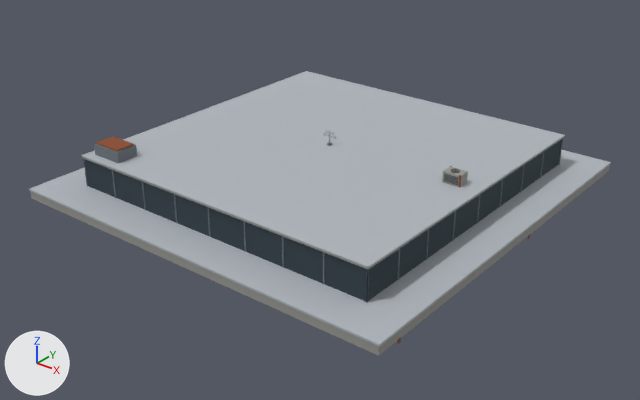
Before and after pictures for a commit that changed the glTF model assets/models/buildings/tw_glass_32_crown.glb.
Before and after are seen from a 50 mm camera at (38.7, -49.5, 29.1) aimed at (0.7, -2.1, -0.4). Arrows for +X, +Y and +Z are at lower left; the lights stay in place. The picture after the commit comes second. Vertices at exactly the same position are counted once.

In view in the first picture: 'tw_glass_32_crown'.
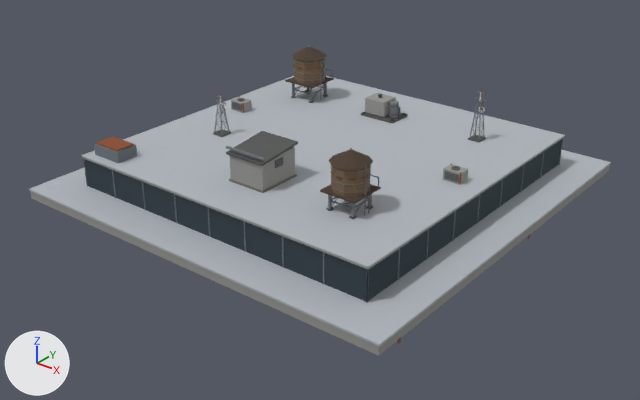
Where the change shows, as pixel boxes [x1, y1, x2, y2] in the pictures (640 x 400 px; the box of a moved part takes in the faces that stretch with it):
'tw_glass_32_crown', reshaped (9% taller): before [29, 71, 611, 356]; after [29, 45, 611, 356]
part 1 of me_tw_glass_32_crown, added: after [285, 76, 334, 88]
part 2 of me_tw_glass_32_crown, added (brown): after [294, 58, 324, 84]
part 3 of me_tw_glass_32_crown, added: after [292, 47, 327, 60]
part 4 of me_tw_glass_32_crown, added: after [320, 58, 321, 101]
part 5 of me_tw_glass_32_crown, moved or reshaped (not visible before): after [328, 195, 332, 209]
part 6 of me_tw_glass_32_crown, deleted: before [324, 130, 461, 188]
part 7 of me_tw_glass_32_crown, built on: before [442, 167, 468, 187]; after [213, 63, 487, 219]

Diff of the bpy script that builds the scene:
```diff
--- a/assets/models/buildings/tw_glass_32_crown.glb.py
+++ b/assets/models/buildings/tw_glass_32_crown.glb.py
@@ me_tw_glass_32_crown @@
 # used by ob_tw_glass_32_crown; location = (0.0, 0.0, 0.0)
-me_tw_glass_32_crown.from_pydata(...)  # 904 vertices, 1392 faces; spans x -16.0..16.0, y -16.0..16.0, z -0.2..4.5
+me_tw_glass_32_crown.from_pydata(...)  # 2847 vertices, 4440 faces; spans x -16.0..16.0, y -16.0..16.0, z -0.2..8.0
+# me_tw_glass_32_crown part 1: a new loose piece, a box spanning x -9.7..-6.7, y 6.1..9.1, z 4.82..4.92, in mat_palette (picture img_palette)
+# me_tw_glass_32_crown part 2: a new loose piece, a 10-sided cylinder along z spanning x -9.6..-6.8, y 6.3..8.9, z 4.9..7.1, in mat_palette (picture img_palette)
+# me_tw_glass_32_crown part 3: a new loose piece, a 10-sided cut cone along z (radius 1.53 at the low end, 0.06 at the high end) spanning x -9.73..-6.67, y 6.14..9.06, z 7.07..7.85, in mat_palette (picture img_palette)
+# me_tw_glass_32_crown part 4: a new loose piece, a box spanning x -6.775..-6.725, y 7.355..7.405, z 3.33..7.17, in mat_palette (picture img_palette)
+# me_tw_glass_32_crown part 5: the loose piece of 8 vertices spanning x 10.3..10.4, y 0.4..0.5, z 3.3..4.2 is moved by (-3.5, -9.2, 0.2), in mat_palette (picture img_palette)
+# me_tw_glass_32_crown part 6: 18 loose pieces with 148 vertices, spanning x -0.6..11.7, y -0.5..0.5, z 3.3..4.5, are deleted
+# me_tw_glass_32_crown part 7: 10 vertices moved from x 10.7..11.3, y 0.0..0.3, z 4.2..4.3 to x 10.7..11.1, y 0.2..0.5, z 4.2..4.3; 30 vertices removed from x 10.3..11.7, y -0.5..0.5, z 3.3..4.3; 1838 vertices added at x -11.3..11.5, y -9.7..8.9, z 3.3..7.7
+# other edits to the shape of me_tw_glass_32_crown do not show in these pictures
 me_tw_glass_32_crown.materials.append(mat_palette)
```
